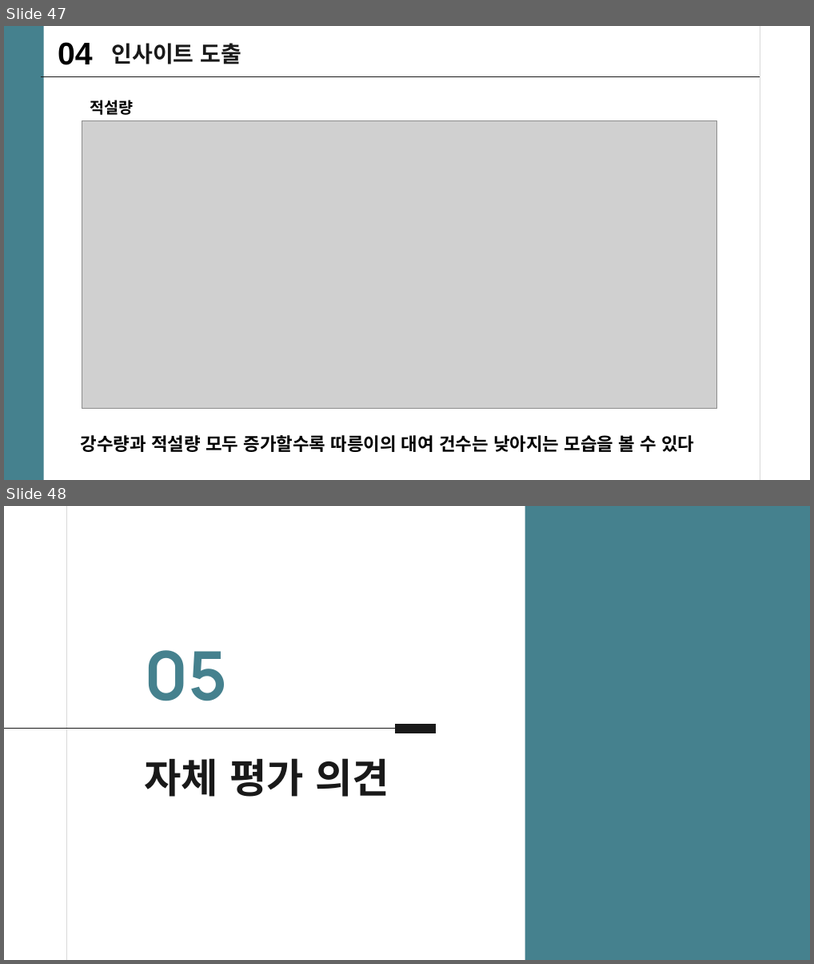
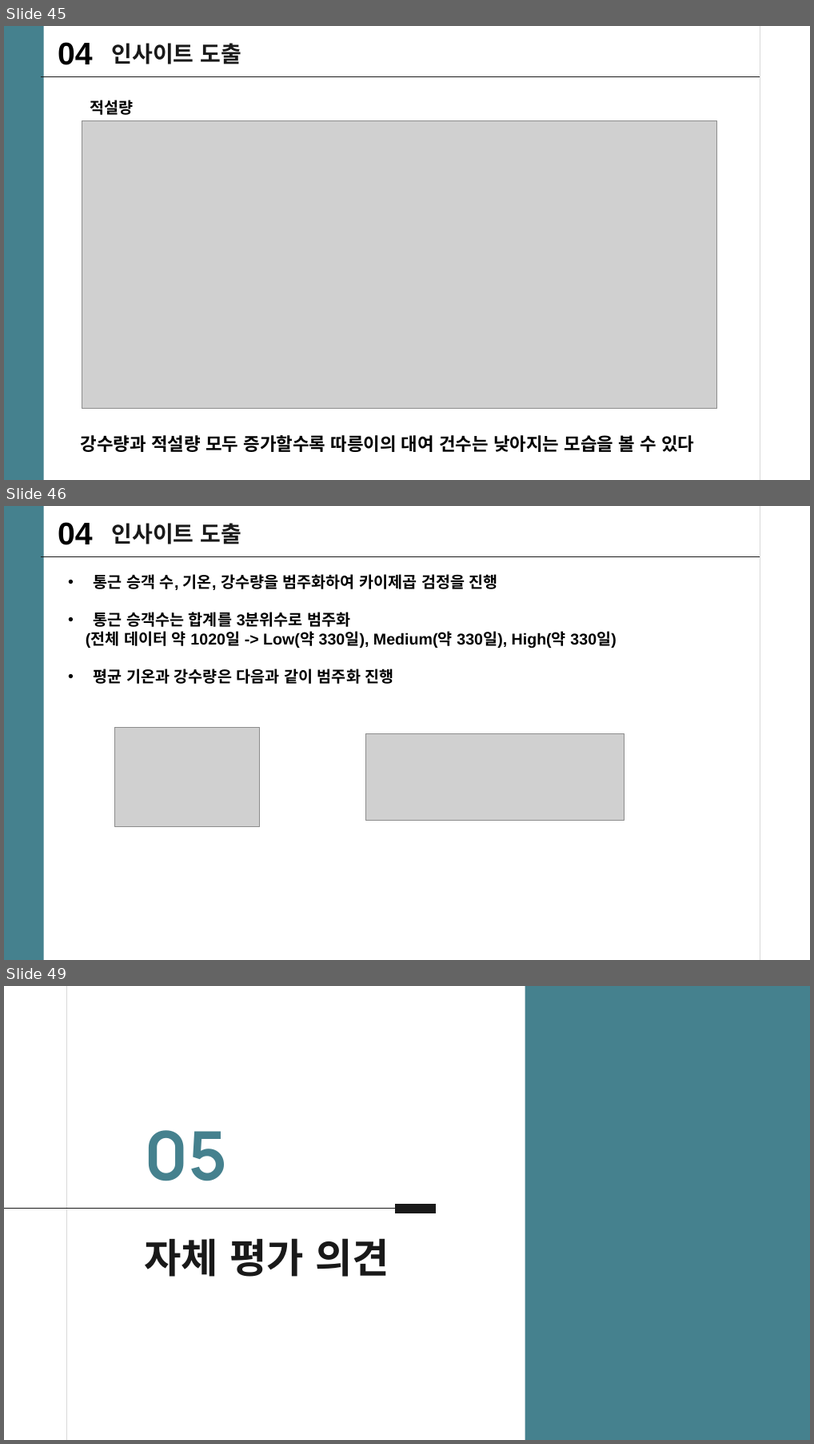
Before and after one commit to mini-project-y/1st_mini_project, a slide deck: Mook/PJT_유현수_수정본.pptx. Shown one above the other, each under a label of ours: slides 47 and 48 before the commit, slides 45, 46 and 49 after it; the slides between them are not shown. The pictures are 814x964 and 814x1444 pixels, drawn with LibreOffice and Linux fonts; fonts in the diff are those of the drawing; grey boxes stand for pictures. Boxes give left, top, right and bottom in pixels: in the first picture for what was removed or moved away, otherwise in the second. Text is boxed around its words. In the diff, an @@ line names an element or a change of style, - is before the commit and + after.

```diff
--- a/Mook/PJT_유현수_수정본.pptx
+++ b/Mook/PJT_유현수_수정본.pptx
@@ slide 46 added at bbox=[4, 506, 810, 960], background #FFFFFF; not listed: 2 template elements that a slide beside it also shows @@
@@ text added at bbox=[58, 522, 93, 545], 28 pt, text #000000, bold @@
+04
@@ text added at bbox=[112, 523, 242, 544], 20 pt, text #191919, bold @@
+인사이트 도출
@@ line added from (761, 557) to (41, 557), #191919 0.75 pt @@
@@ text added at bbox=[86, 574, 616, 684], 14 pt, text #000000, bold @@
+• 통근 승객 수, 기온, 강수량을 범주화하여 카이제곱 검정을 진행
+• 통근 승객수는 합계를 3분위수로 범주화
+(전체 데이터 약 1020일 -> Low(약 330일), Medium(약 330일), High(약 330일)
+• 평균 기온과 강수량은 다음과 같이 범주화 진행
@@ picture added at bbox=[114, 727, 260, 826] @@
@@ picture added at bbox=[366, 733, 625, 820] @@
@@ what was slide 47 is now slide 45 @@
@@ what was slide 48 is now slide 49 @@
```
Also in this commit, not shown: 2 slides changed, 2 other slides added, 2 slides removed.
